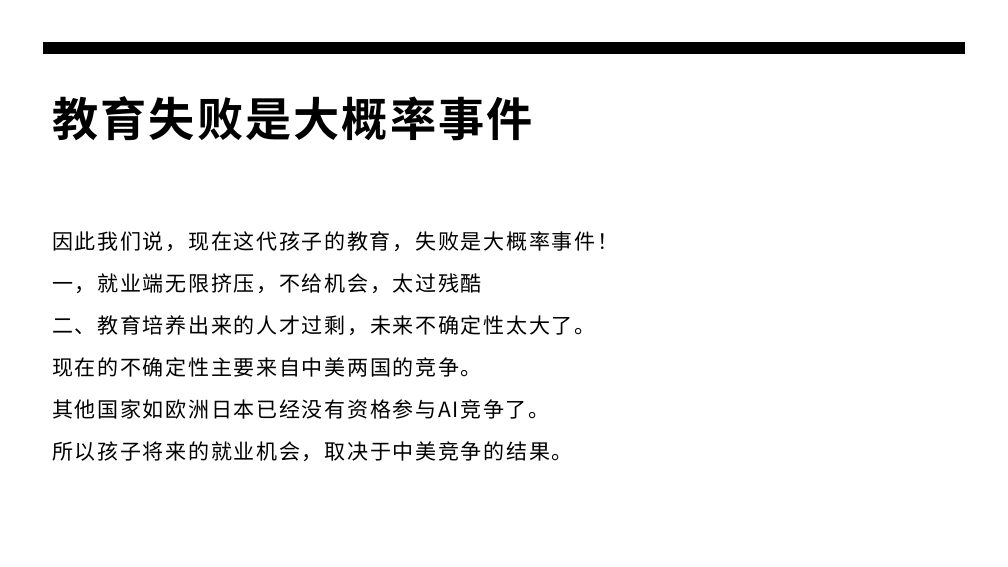
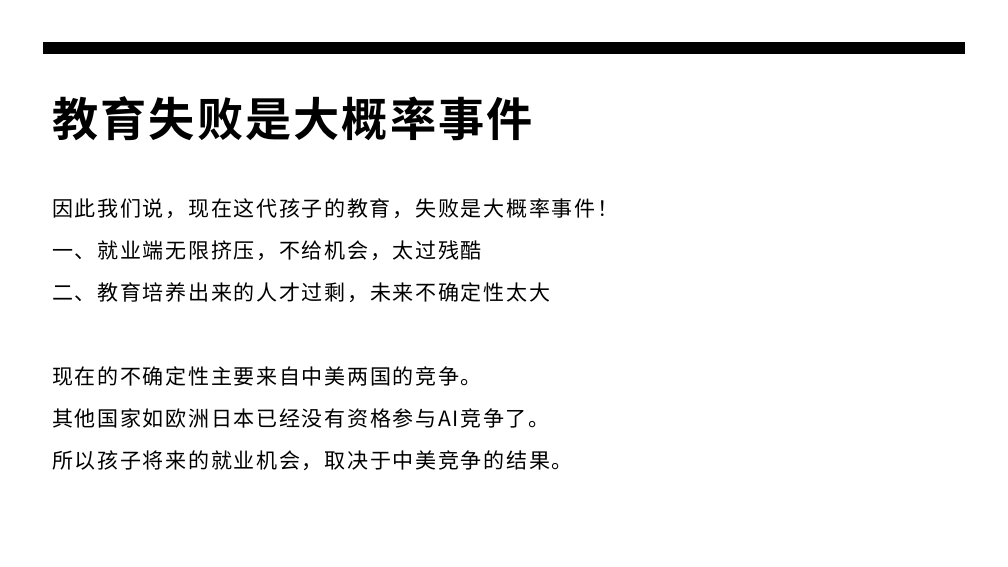
Before and after one commit to panxibei/writing, a slide deck: slide 19 of 44_心理学/24_浥尘伙伴社团原创：浥尘智慧家长课堂/AI时代高智慧家长私教课（第一季）/AI时代高智慧家长私教课（第一季）.pptx. Drawn at 1008x567 pixels with LibreOffice and Linux fonts; fonts in the diff are those of the drawing. Boxes give left, top, right and bottom in pixels: in the first picture for what was removed or moved away, otherwise in the second. Text is boxed around its words. In the diff, an @@ line names an element or a change of style, - is before the commit and + after.

```diff
--- a/44_心理学/24_浥尘伙伴社团原创：浥尘智慧家长课堂/AI时代高智慧家长私教课（第一季）/AI时代高智慧家长私教课（第一季）.pptx
+++ b/44_心理学/24_浥尘伙伴社团原创：浥尘智慧家长课堂/AI时代高智慧家长私教课（第一季）/AI时代高智慧家长私教课（第一季）.pptx
@@ text "因此我们说，现在这代孩子的教育，失败是大概率事件！": place and size @@
-text "因此我们说，现在这代孩子的教育，失败是大概率事件！" at [52, 231, 618, 461]
+text "因此我们说，现在这代孩子的教育，失败是大概率事件！" at [52, 198, 618, 470]
@@ text at [52, 240, 550, 302]: text changed @@
-一，就业端无限挤压，不给机会，太过残酷
-二、教育培养出来的人才过剩，未来不确定性太大了。
+一、就业端无限挤压，不给机会，太过残酷
+二、教育培养出来的人才过剩，未来不确定性太大
```
Also in this commit, not shown: 29 other slides changed.
